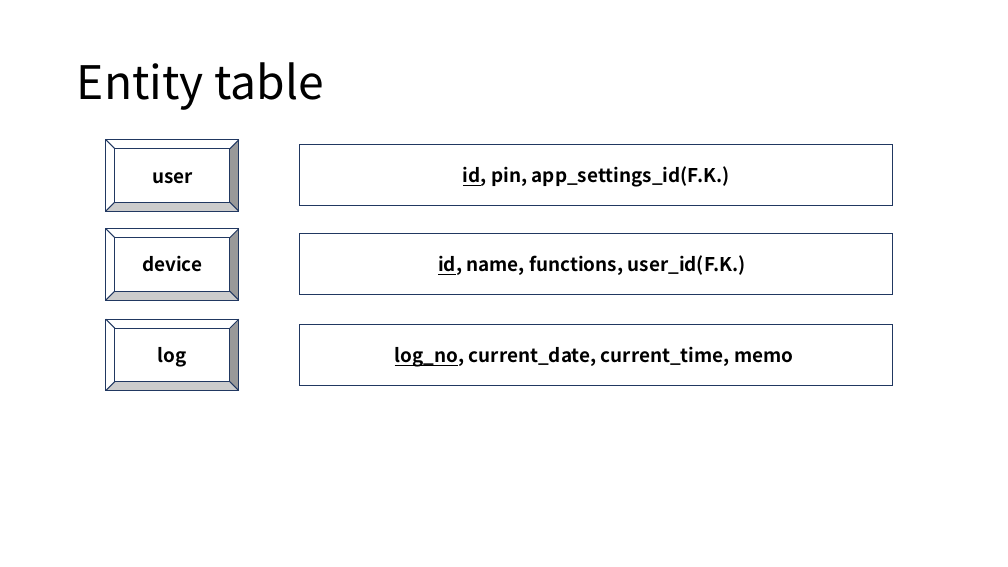
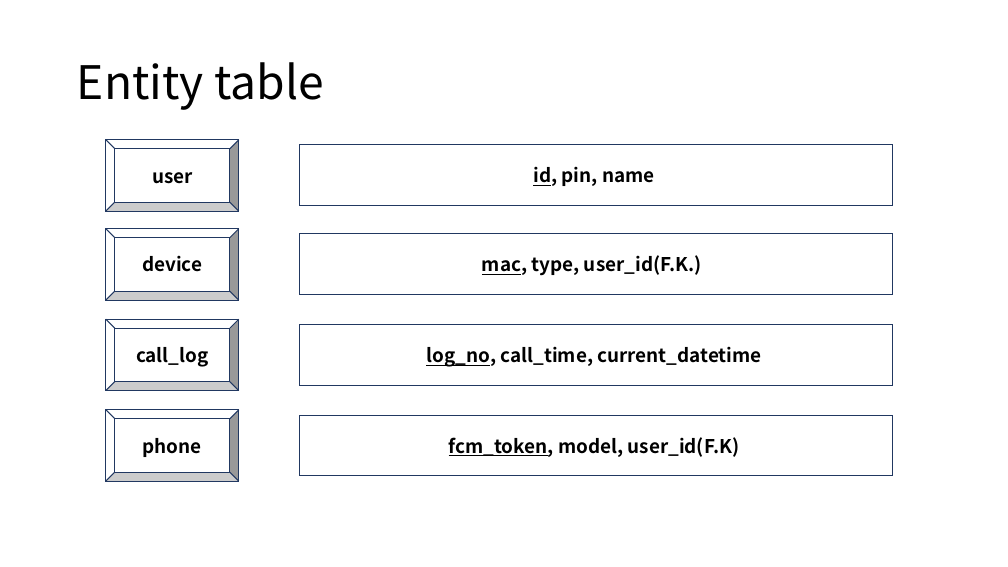
Before and after one commit to sjy286/raspberry_server, a slide deck: slide 5 of Rasp_data.pptx. Drawn at 1008x567 pixels with LibreOffice and Linux fonts; fonts in the diff are those of the drawing. Boxes give left, top, right and bottom in pixels: in the first picture for what was removed or moved away, otherwise in the second. Text is boxed around its words. In the diff, an @@ line names an element or a change of style, - is before the commit and + after.

```diff
--- a/Rasp_data.pptx
+++ b/Rasp_data.pptx
@@ text in rectangle at (533, 166, 654, 186): text changed @@
-id, pin, app_settings_id(F.K.)
+id, pin, name
@@ text in rectangle at (482, 255, 702, 276): text changed @@
-id, name, functions, user_id(F.K.)
+mac, type, user_id(F.K.)
@@ text in bevel at (136, 347, 209, 367): text changed @@
-log
+call_log
@@ text in rectangle at (426, 346, 761, 367): text changed @@
-log_no, current_date, current_time, memo
+log_no, call_time, current_datetime
@@ bevel added at (106, 410, 239, 481), fill #FFFFFF, outline #223961 1 pt, 18 pt, text #000000, bold @@
+phone
@@ rectangle added at (299, 415, 893, 476), fill #FFFFFF, outline #223961 1 pt, 18 pt, text #000000, bold @@
+fcm_token, model, user_id(F.K)
```
Also in this commit, not shown: 9 other slides changed, 1 slide added.
